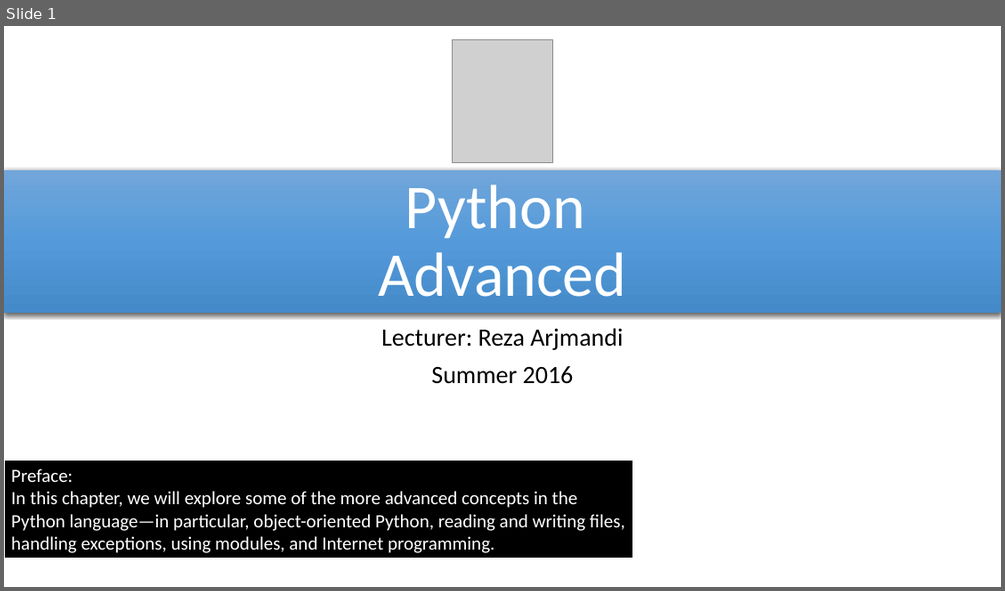
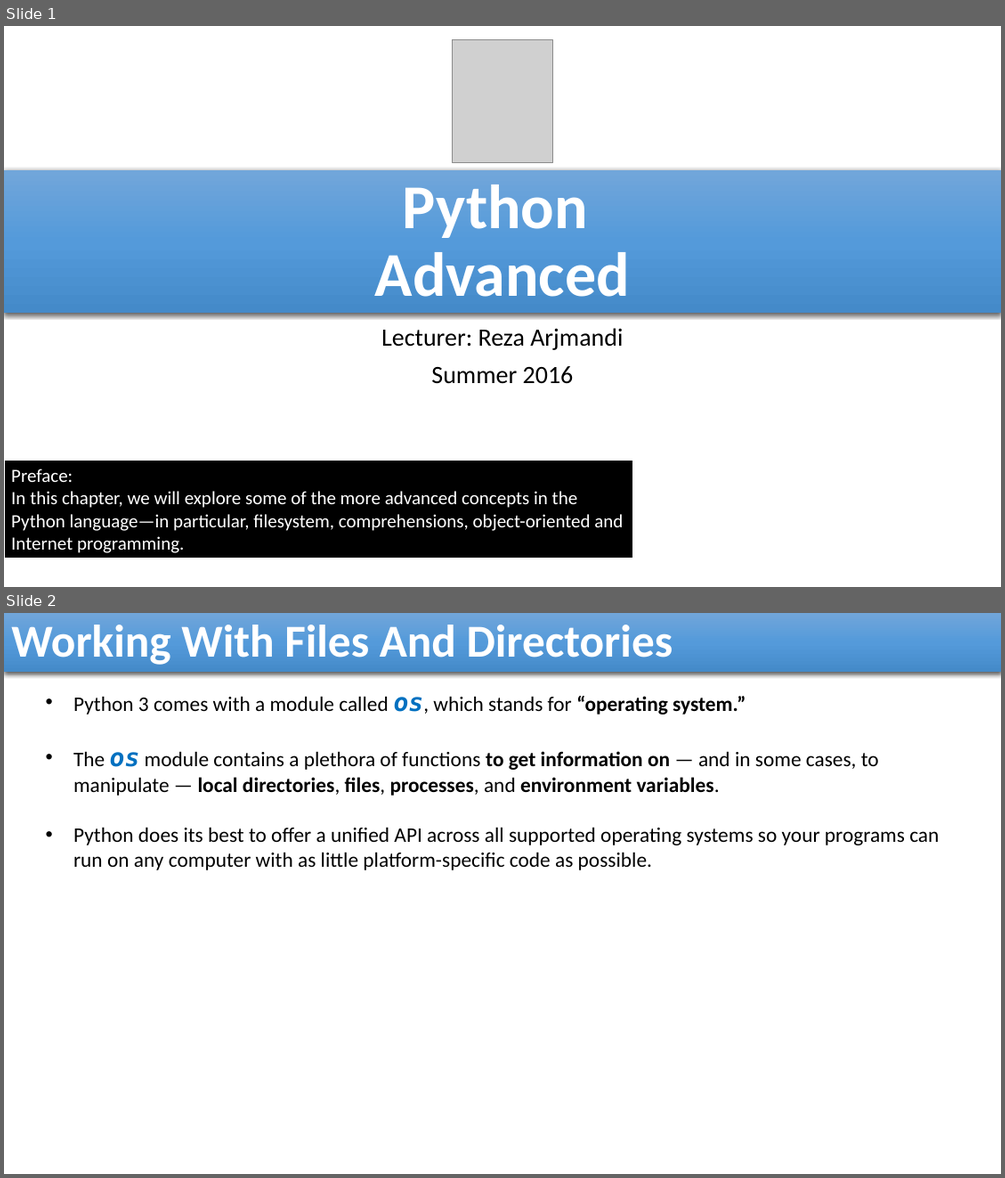
Before and after one commit to reza-arjmandi/rpi-course, a slide deck: session4/presentaion/Python_Advanced.pptx. Shown one above the other, each under a label of ours: slide 1 before the commit, slides 1 and 2 after it. The pictures are 1005x591 and 1005x1178 pixels, drawn with LibreOffice and Linux fonts; fonts in the diff are those of the drawing; grey boxes stand for pictures. Boxes give left, top, right and bottom in pixels: in the first picture for what was removed or moved away, otherwise in the second. Text is boxed around its words. In the diff, an @@ line names an element or a change of style, - is before the commit and + after.

Commit message:
Python_Advanced presentation file updated

```diff
--- a/session4/presentaion/Python_Advanced.pptx
+++ b/session4/presentaion/Python_Advanced.pptx
@@ slide 2 added at [4, 613, 1001, 1174], background #FFFFFF @@
@@ rectangle added at [4, 613, 1001, 672], fill gradient #71A6DB to #559BDB to #448ACA, 44 pt, text #FFFFFF, bold @@
+Working With Files And Directories
@@ text added at [73, 696, 938, 870], 20 pt, text #000000 @@
+• Python 3 comes with a module called os, which stands for “operating system.”
+• The os module contains a plethora of functions to get information on — and in some cases, to manipulate — local directories, files, processes, and environment variables.
+• Python does its best to offer a unified API across all supported operating systems so your programs can run on any computer with as little platform-specific code as possible.
@@ slide 1 changed as well @@
@@ title "Python Advanced" at [4, 170, 1001, 313]: bold on @@
@@ text in rectangle at [11, 491, 623, 553]: text changed @@
-In this chapter, we will explore some of the more advanced concepts in the Python language—in particular, object-oriented Python, reading and writing files, handling exceptions, using modules, and Internet programming.
+In this chapter, we will explore some of the more advanced concepts in the Python language—in particular, filesystem, comprehensions, object-oriented and Internet programming.
```
Also in this commit, not shown: 22 other slides changed, 27 other slides added.
